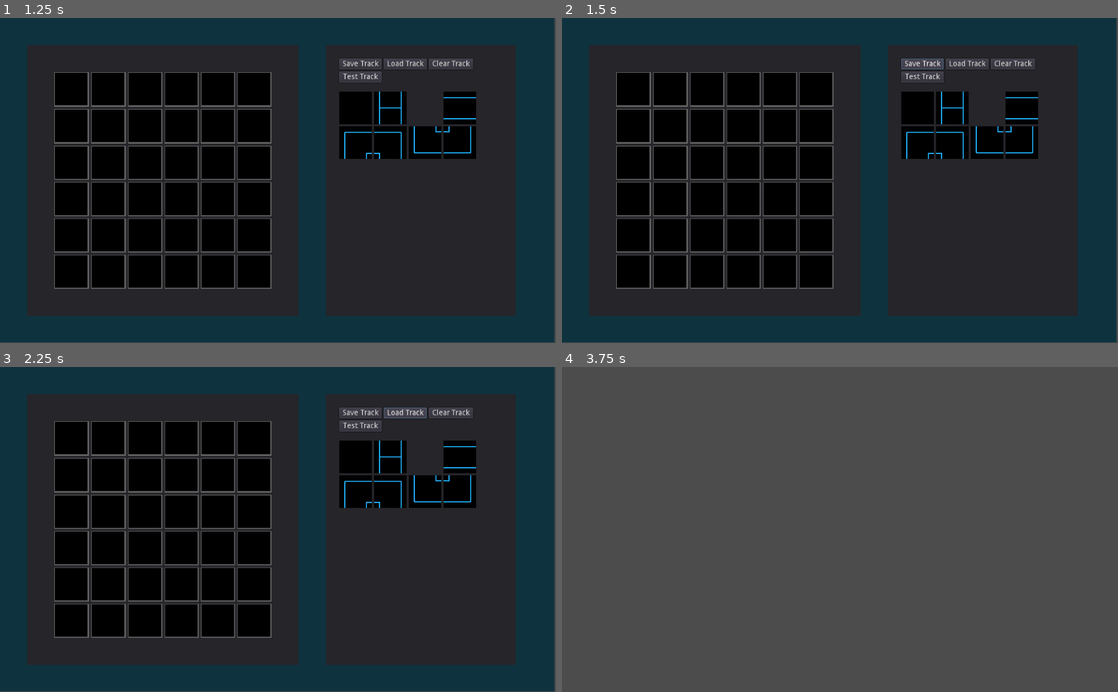
Above: before the commit, frames 1-4 (two rows, left to right).
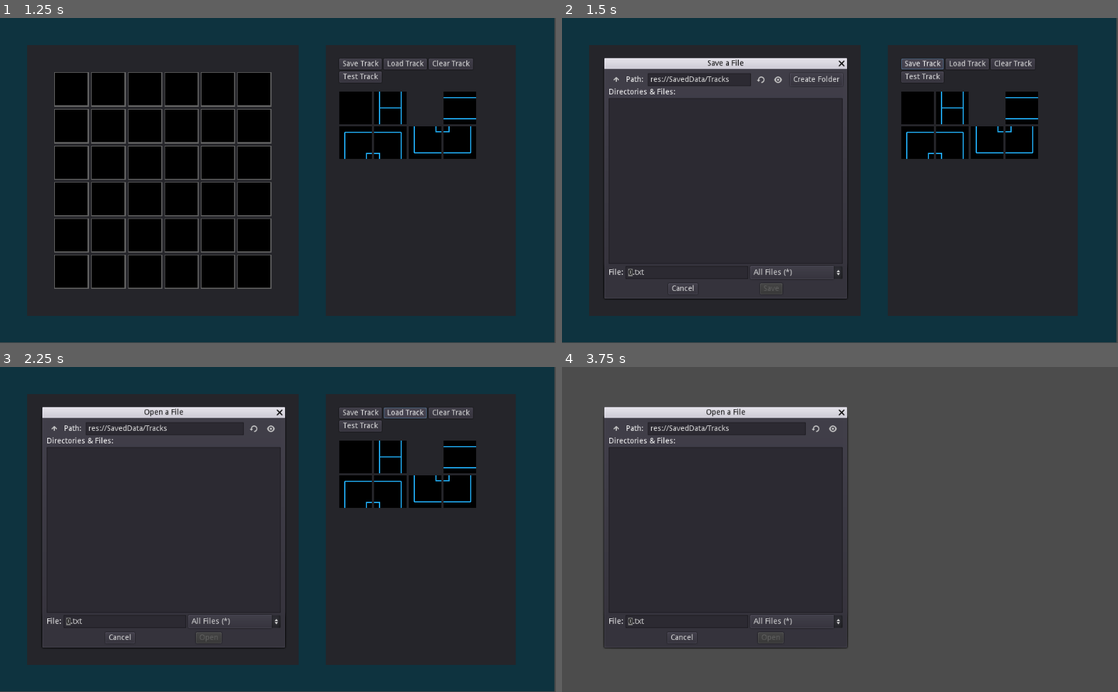
Above: after the commit, the same moments.

Repository: Mac-Barrett/G-Infinite
Game: Godot game, scene res://Scenes/Menus/MainMenu.tscn
Two runs of this game, one before a commit and one after it. Both use one fixed random seed, a clock stepped at 60 frames per second and the inputs below.
Inputs:
- Up to frame 1 (1.25 s): click "Track Builder" at 0.5 s
- Up to frame 2 (1.5 s): click "Save Track" at 1.25 s
- Up to frame 3 (2.25 s): click "Load Track" at 2 s
- Up to frame 4 (3.75 s): click "Clear Track" at 2.75 s; click "Test Track" at 3.5 s

Frame 1 is identical in both runs. In frame 2, 26% of the frame differs, in the area x 7-52%, y 12-87%; in frame 3, 26%; in frame 4, 28%.
Error before the commit: Invalid get index 'transform' (on base: 'Nil'). (res://Scripts/LevelLoader.gd:10)
Error after the commit: Invalid get index 'transform' (on base: 'Nil'). (res://Scripts/LevelLoader.gd:59)

Commit message:
Tracks can now be saved and loaded by the TrackBuilder

Diff:
--- a/Scenes/LevelLoader.tscn
+++ b/Scenes/LevelLoader.tscn
@@ -2,5 +2,5 @@
 
 [ext_resource path="res://Scripts/LevelLoader.gd" type="Script" id=1]
 
-[node name="Spatial" type="Spatial"]
+[node name="Root" type="Spatial"]
 script = ExtResource( 1 )
--- a/Scenes/Testing.tscn
+++ b/Scenes/Testing.tscn
@@ -1,3 +1,11 @@
-[gd_scene format=2]
+[gd_scene load_steps=3 format=2]
+
+[ext_resource path="res://TrackPieces/0.tscn" type="PackedScene" id=1]
+[ext_resource path="res://TrackPieces/1.tscn" type="PackedScene" id=2]
 
 [node name="Root" type="Spatial"]
+
+[node name="StartBlock" parent="." instance=ExtResource( 1 )]
+
+[node name="Road1" parent="." instance=ExtResource( 2 )]
+transform = Transform( 1, 0, 0, 0, 1, 0, 0, 0, 1, 60, 0, 0 )
--- a/Scenes/TrackBuilder.tscn
+++ b/Scenes/TrackBuilder.tscn
@@ -136,7 +136,21 @@
 margin_bottom = 450.0
 columns = 6
 
+[node name="FileDialogue" type="FileDialog" parent="."]
+margin_left = 78.0
+margin_top = 94.0
+margin_right = 525.0
+margin_bottom = 518.0
+rect_min_size = Vector2( 400, 140 )
+window_title = "Open a File"
+dialog_hide_on_ok = true
+mode = 0
+current_dir = "res://SavedData/Tracks"
+current_file = "0.txt"
+current_path = "res://SavedData/Tracks/0.txt"
+
 [connection signal="pressed" from="OptionsPanel/VSplit/OptionButtons/SaveTrack" to="." method="_on_SaveTrack_pressed"]
 [connection signal="pressed" from="OptionsPanel/VSplit/OptionButtons/LoadTrack" to="." method="_on_LoadTrack_pressed"]
 [connection signal="pressed" from="OptionsPanel/VSplit/OptionButtons/ClearTrack" to="." method="_on_ClearTrack_pressed"]
 [connection signal="pressed" from="OptionsPanel/VSplit/OptionButtons/TestTrack" to="." method="_on_TestTrack_pressed"]
+[connection signal="confirmed" from="FileDialogue" to="." method="_on_FileDialogue_confirmed"]
--- a/Scripts/LevelLoader.gd
+++ b/Scripts/LevelLoader.gd
@@ -3,35 +3,20 @@
 const gridSize = 60;
 var trackData = []
 var startBlock
+var checkPoints = []
 
-func load_racers():
-    # Load player car data assigned by UI Menu
-    var player = load("res://Vehicles/PlayerCar.tscn").instance()
-    player.transform.origin.x = startBlock.transform.origin.x
-    player.transform.origin.z = startBlock.transform.origin.z
-    player.rotation.y = deg2rad(180)
-    add_child(player)
+# Called by parent while instancing this scene
+func set_trackData(td):
+    trackData = td.duplicate()
     pass
 
 
-# Grabs data for track from specified file
-# Track data is h-flipped which is annoying as fuck
-#-1 no track here
-# 0 straight up, start block
-# 1 straight up / down
-# 2 straight left / right
-# 10 - down - right / left - up
-# 11 - left - down / up - right
-# 12 - up - left / left - down
-# 13 - right - up / down - left
-func load_track_data():
-    # Load from file assigned by UI Menu
-    # var data = [[11,2,12],[0,-1,1],[10,2,13]] # square track
-    var data = [[11, 2, 2, 12],
-                [10, 12, 11, 13],
-                [-1, 1, 0, -1],
-                [-1, 10, 13, -1]] # more complex track
-    return data
+# Once scene is instanced...
+func _enter_tree():
+    # var trackData = load_track_data()
+    load_track_pieces(trackData)
+    load_racers()
+    pass
 
 
 # Uses data array to load in trackpieces and place them in world
@@ -67,13 +52,33 @@
     return trackPiece
 
 
-# Once loaded...
-func _enter_tree():
-    # var trackData = load_track_data()
-    load_track_pieces(trackData)
-    load_racers()
+# Loads racers and places them in world space
+func load_racers():
+    # Load player car data assigned by UI Menu
+    var player = load("res://Vehicles/PlayerCar.tscn").instance()
+    player.transform.origin.x = startBlock.transform.origin.x
+    player.transform.origin.z = startBlock.transform.origin.z
+    player.rotation.y = deg2rad(180)
+    add_child(player)
     pass
 
-func set_trackData(td):
-    trackData = td.duplicate()
+
+# For hardcoding & testing
+func load_track_data():
+    # Load from file assigned by UI Menu
+    # var data = [[11,2,12],[0,-1,1],[10,2,13]] # square track
+    var data = [[11, 2, 2, 12],
+                [10, 12, 11, 13],
+                [-1, 1, 0, -1],
+                [-1, 10, 13, -1]] # more complex track
+    return data
+
+# ----------------------------------------------------------------
+# Called by child when the Starting Block's finish line is crossed
+func _finish_line_crossed():
     pass
+
+
+# Called by child when a checkpoint is crossed
+func _check_point_crossed(checkPoint):
+    pass
--- /dev/null
+++ b/Scripts/StartBlock.gd
@@ -0,0 +1,7 @@
+extends RigidBody
+
+onready var parent = get_parent()
+
+func _on_Area_body_entered(body):
+    parent.call("_finish_line_crossed")
+    pass
--- a/Scripts/TrackBuilder.gd
+++ b/Scripts/TrackBuilder.gd
@@ -5,6 +5,7 @@
 
 onready var track = get_node("TrackPanel/track")
 onready var trackPieceSlot = load("res://Scenes/Menus/TrackBuilderTrackSlot.tscn")
+onready var fileBrowser = get_node("FileDialogue")
 
 
 func _ready():
@@ -19,36 +20,108 @@
             track.add_child(tpSlot)
     pass
 
+# Called when one of the track piece slots is updated
 func update_trackData(gridPos, textureID):
     trackData[gridPos.x][gridPos.y] = textureID
     pass
 
 
-# ---------------------------
-# Button GUI
-func _on_SaveTrack_pressed():
-    var f = File.new()
-    f.open("res://SavedData/Tracks/0.txt", File.WRITE)
-    var saveData = {
-        "trackName" : "TEST",
-        "trackData" : trackData
-       }
-    f.store_var(JSON.print(saveData))
-    f.close()
+# Uses trackData array to load track builder array
+func load_track():
+    # Clear out the old grid
+    while(track.get_child_count() > 0):
+        track.remove_child(track.get_child(0))
+
+    # Instantiate new grid
+    for x in range(0, trackSize):
+        for y in range(0, trackSize):
+            var tpSlot = trackPieceSlot.instance()
+
+            tpSlot.get_child(0).set_gridPos(Vector2(x, y))
+
+            var data = load_texture_by_ID(trackData[x][y])
+            tpSlot.get_child(0).set_texture_on_load(data)
+            track.add_child(tpSlot)
     pass
 
 
-func _on_LoadTrack_pressed():
+# Copies Texture & data from associated node while loading a new track
+func load_texture_by_ID(ID):
+    var path : String = "OptionsPanel/VSplit/TrackPieces/" + String(ID)
+    var nodeWithTexture = get_node(path)
+    var data = {
+        "texture" : nodeWithTexture.texture,
+        "flip_h" : nodeWithTexture.flip_h,
+        "flip_v" : nodeWithTexture.flip_v
+       }
+    return data
+
+# -----------------------------------------------------------------------------
+# Button GUI
+
+# Pulls up fileBroswer w/ Save Window
+func _on_SaveTrack_pressed():
+    fileBrowser.mode = FileDialog.MODE_SAVE_FILE
+    fileBrowser.show()
     pass
 
 
-func _on_ClearTrack_pressed():
+# Pulls up fileBroswer w/ Open Window
+func _on_LoadTrack_pressed():
+    fileBrowser.mode = FileDialog.MODE_OPEN_FILE
+    fileBrowser.show()
     pass
 
 
+# Clears trackData array and the viewport
+func _on_ClearTrack_pressed():
+    for x in range(0, trackSize):
+        for y in range(0, trackSize):
+            trackData[x][y] = -1
+    load_track()
+    pass
+
+
+# Instances Level Loader Scene w/ TrackData
 func _on_TestTrack_pressed():
     var test = load("res://Scenes/LevelLoader.tscn").instance()
     test.set_trackData(trackData)
     get_tree().current_scene.add_child(test)
     visible = false
     pass
+
+
+# Pressed on OK/OPEN For saving and opening files...
+func _on_FileDialogue_confirmed():
+    # SAVE FILE
+    if (fileBrowser.mode == FileDialog.MODE_SAVE_FILE):
+        print("SAVING FILE...")
+        var theFile : String = fileBrowser.current_path
+        var f = File.new()
+        f.open(theFile, File.WRITE)
+        var saveData = {
+            "trackName" : "TEST",
+            "trackData" : trackData
+           }
+        f.store_var(JSON.print(saveData))
+        f.close()
+    # LOAD FILE
+    elif (fileBrowser.mode == FileDialog.MODE_OPEN_FILE):
+        print("OPENING FILE...")
+        var theFile : String = fileBrowser.current_path
+        var f = File.new()
+        f.open(theFile, File.READ)
+        var text_file_data = f.get_as_text()
+        f.close()
+
+        # Parse JSON
+        var parsed_file_data = JSON.parse(text_file_data)
+        var result = parsed_file_data.result
+        trackData = result["trackData"].duplicate()
+
+        # Convert to int array for some reason
+        for x in range(0, trackSize):
+            for y in range(0, trackSize):
+                trackData[x][y] = int(trackData[x][y])
+        load_track()
+    pass
--- a/Scripts/UI/Droppable.gd
+++ b/Scripts/UI/Droppable.gd
@@ -6,6 +6,12 @@
 
 func set_gridPos(pos):
     gridPos = pos
+    pass
+
+func set_texture_on_load(data):
+    texture = data["texture"]
+    flip_h = data["flip_h"]
+    flip_v = data["flip_v"]
     pass
 
 
--- a/TrackPieces/0.tscn
+++ b/TrackPieces/0.tscn
@@ -1,6 +1,7 @@
-[gd_scene load_steps=5 format=2]
+[gd_scene load_steps=6 format=2]
 
 [ext_resource path="res://Textures/road.jpeg" type="Texture" id=1]
+[ext_resource path="res://Scripts/StartBlock.gd" type="Script" id=2]
 
 [sub_resource type="SpatialMaterial" id=1]
 albedo_texture = ExtResource( 1 )
@@ -13,6 +14,7 @@
 [node name="StartBlock" type="RigidBody"]
 mode = 1
 mass = 0.00102041
+script = ExtResource( 2 )
 
 [node name="Road" type="CSGBox" parent="."]
 width = 60.0
@@ -48,3 +50,5 @@
 
 [node name="CSGBox" type="CSGBox" parent="Area"]
 depth = 40.0
+
+[connection signal="body_entered" from="Area" to="." method="_on_Area_body_entered"]
Not shown, changed: .mono/metadata/ide_messaging_meta.txt
Binary file changed: SavedData/Tracks/0.txt
Binary file added: SavedData/Tracks/BigTrack.txt
Binary file added: SavedData/Tracks/FatCockAndBalls.txt
